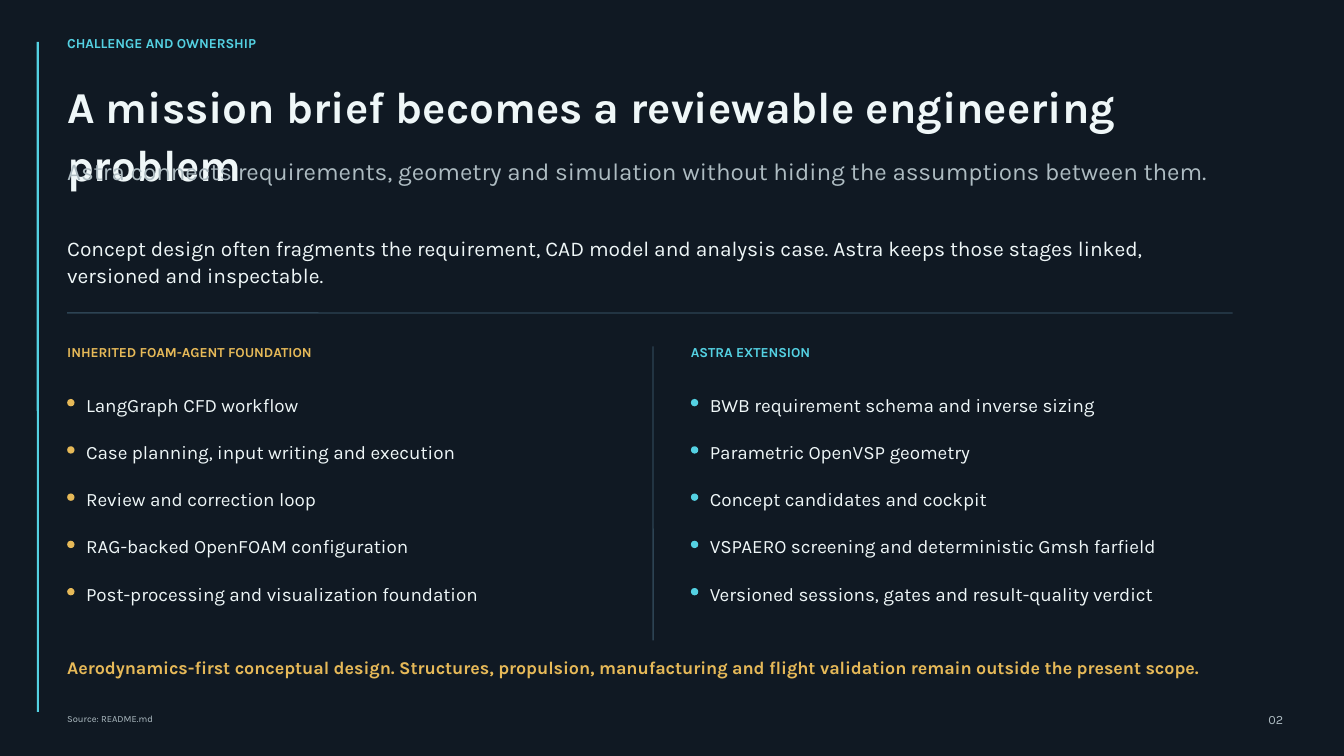
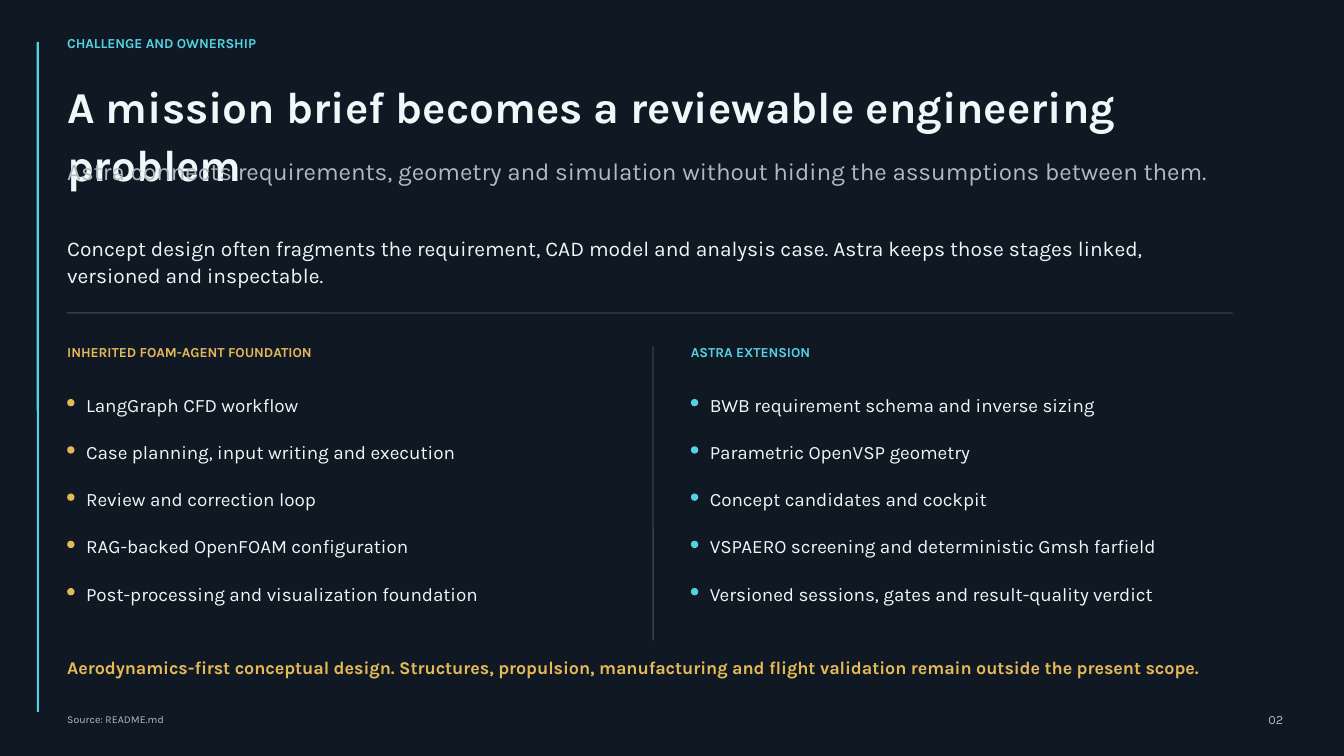
Before and after one commit to L-Vaz/Astra, a slide deck: slide 2 of portfolio/astra-mechanical-engineering-portfolio.pptx. Drawn at 1344x756 pixels with LibreOffice and Linux fonts; fonts in the diff are those of the drawing. Boxes give left, top, right and bottom in pixels: in the first picture for what was removed or moved away, otherwise in the second. Text is boxed around its words. In the diff, an @@ line names an element or a change of style, - is before the commit and + after.

```diff
--- a/portfolio/astra-mechanical-engineering-portfolio.pptx
+++ b/portfolio/astra-mechanical-engineering-portfolio.pptx
@@ text "Source: README.md" at [67,716,163,723]: size 6.8 to 7.5 pt @@
```
Also in this commit, not shown: 8 other slides changed, 5 other files.
